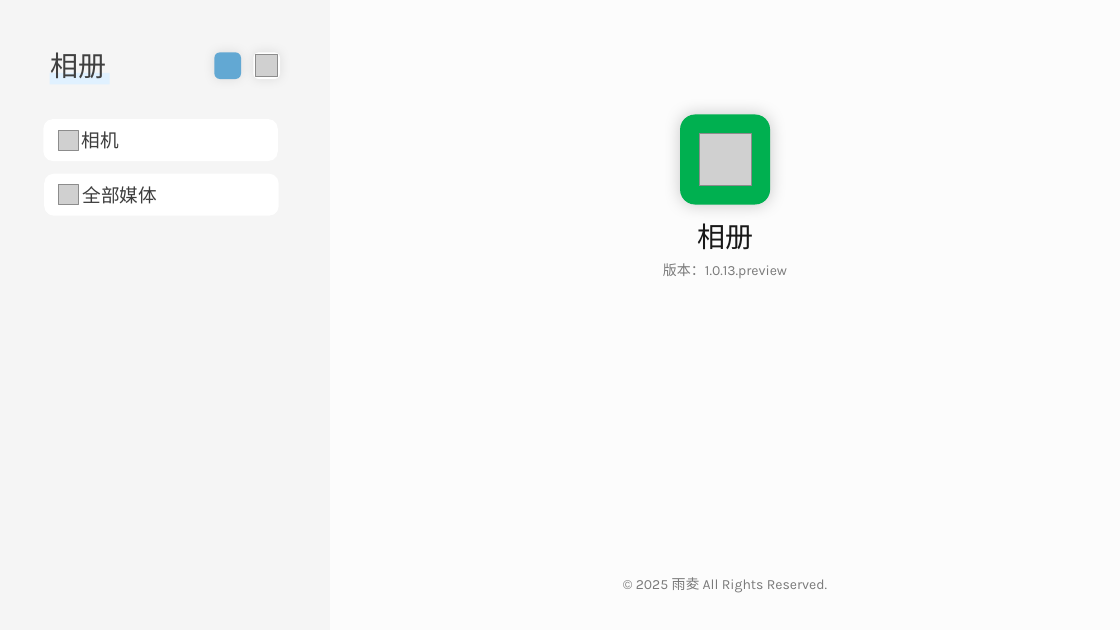
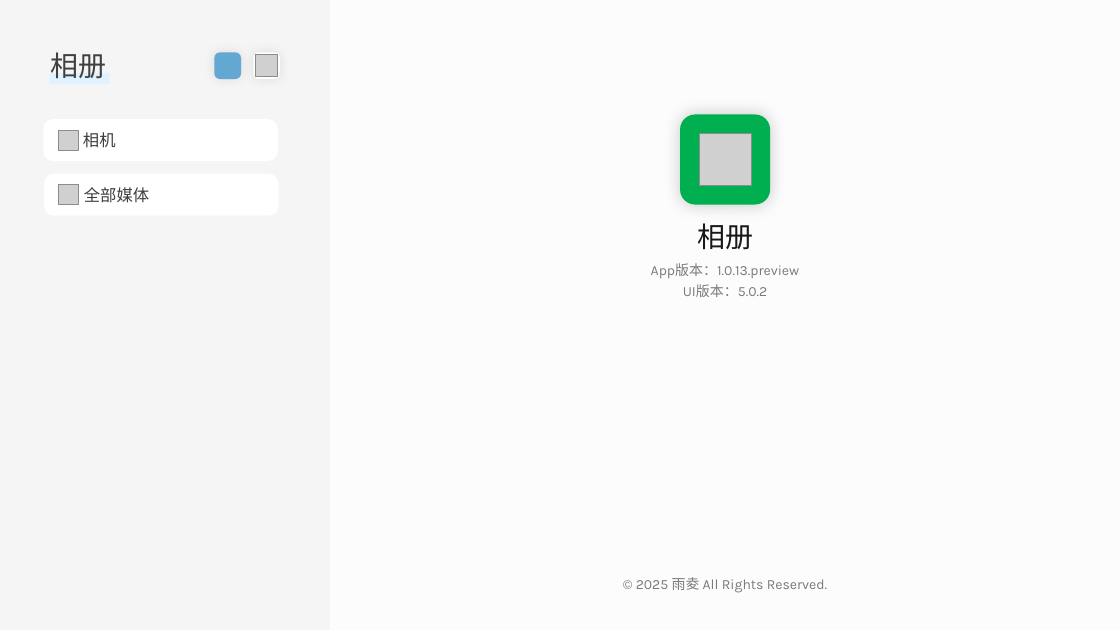
Before and after one commit to Yusurmount/Leaf-OS, a slide deck: slide 91 of 5.0.0.preview.2507a.pptx (slide 76 before the commit). Drawn at 1120x630 pixels with LibreOffice and Linux fonts; fonts in the diff are those of the drawing; grey boxes stand for pictures; background and template pictures are left out. Boxes give left, top, right and bottom in pixels: in the first picture for what was removed or moved away, otherwise in the second. Text is boxed around its words. In the diff, an @@ line names an element or a change of style, - is before the commit and + after.

```diff
--- a/5.0.0.preview.2507a.pptx
+++ b/5.0.0.preview.2507a.pptx
@@ rounded rectangle "相机" at bbox=[44, 119, 278, 161]: size 16 to 14 pt @@
@@ rounded rectangle "全部媒体" at bbox=[45, 174, 279, 216]: size 16 to 14 pt @@
@@ text at bbox=[651, 263, 800, 278]: text changed @@
-版本：1.0.13.preview
+App版本：1.0.13.preview
@@ text added at bbox=[683, 284, 767, 297], 12 pt, text #7A7A7A @@
+UI版本：5.0.2
```
Also in this commit, not shown: 17 other slides changed, 15 slides added.
